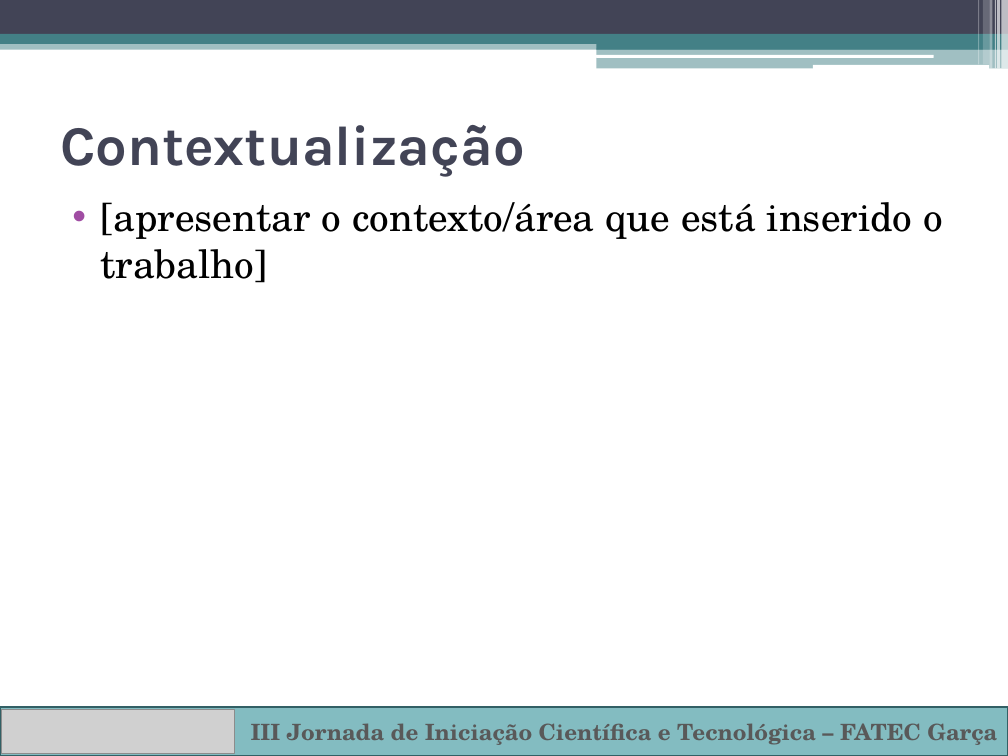
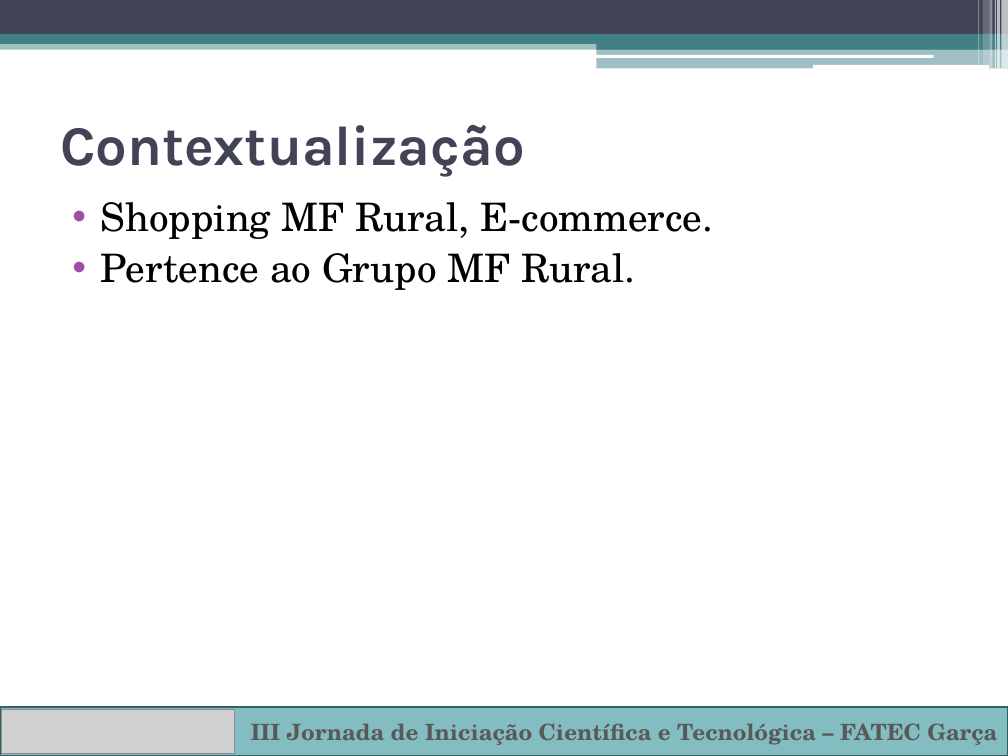
Before and after one commit to Cardoso976/V-Termo, a slide deck: slide 2 of TCC/III Jornada de Iniciação Científica e Tecnológica Tempate–2018.pptx. Drawn at 1008x756 pixels with LibreOffice and Linux fonts; fonts in the diff are those of the drawing; grey boxes stand for pictures. Boxes give left, top, right and bottom in pixels: in the first picture for what was removed or moved away, otherwise in the second. Text is boxed around its words. In the diff, an @@ line names an element or a change of style, - is before the commit and + after.

```diff
--- a/TCC/III Jornada de Iniciação Científica e Tecnológica Tempate–2018.pptx
+++ b/TCC/III Jornada de Iniciação Científica e Tecnológica Tempate–2018.pptx
@@ text at [101, 202, 713, 290]: text changed @@
-• [apresentar o contexto/área que está inserido o trabalho]
+• Shopping MF Rural, E-commerce.
+• Pertence ao Grupo MF Rural.
```
Also in this commit, not shown: 7 other slides changed, 1 slide added, 4 other files.
